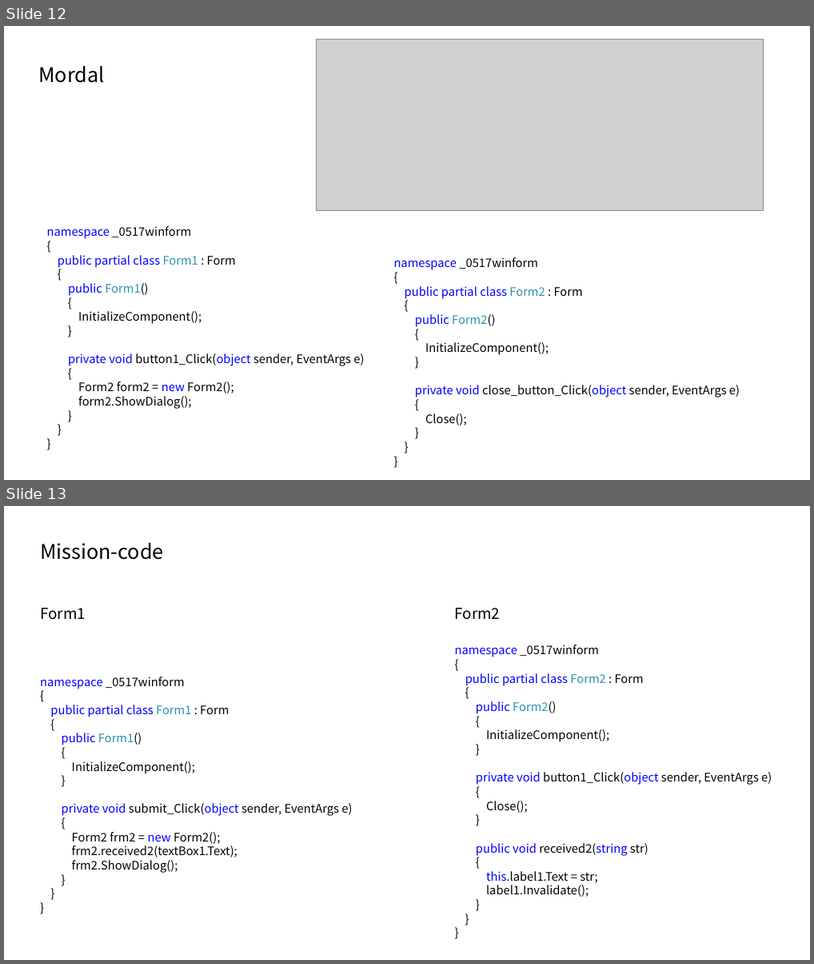
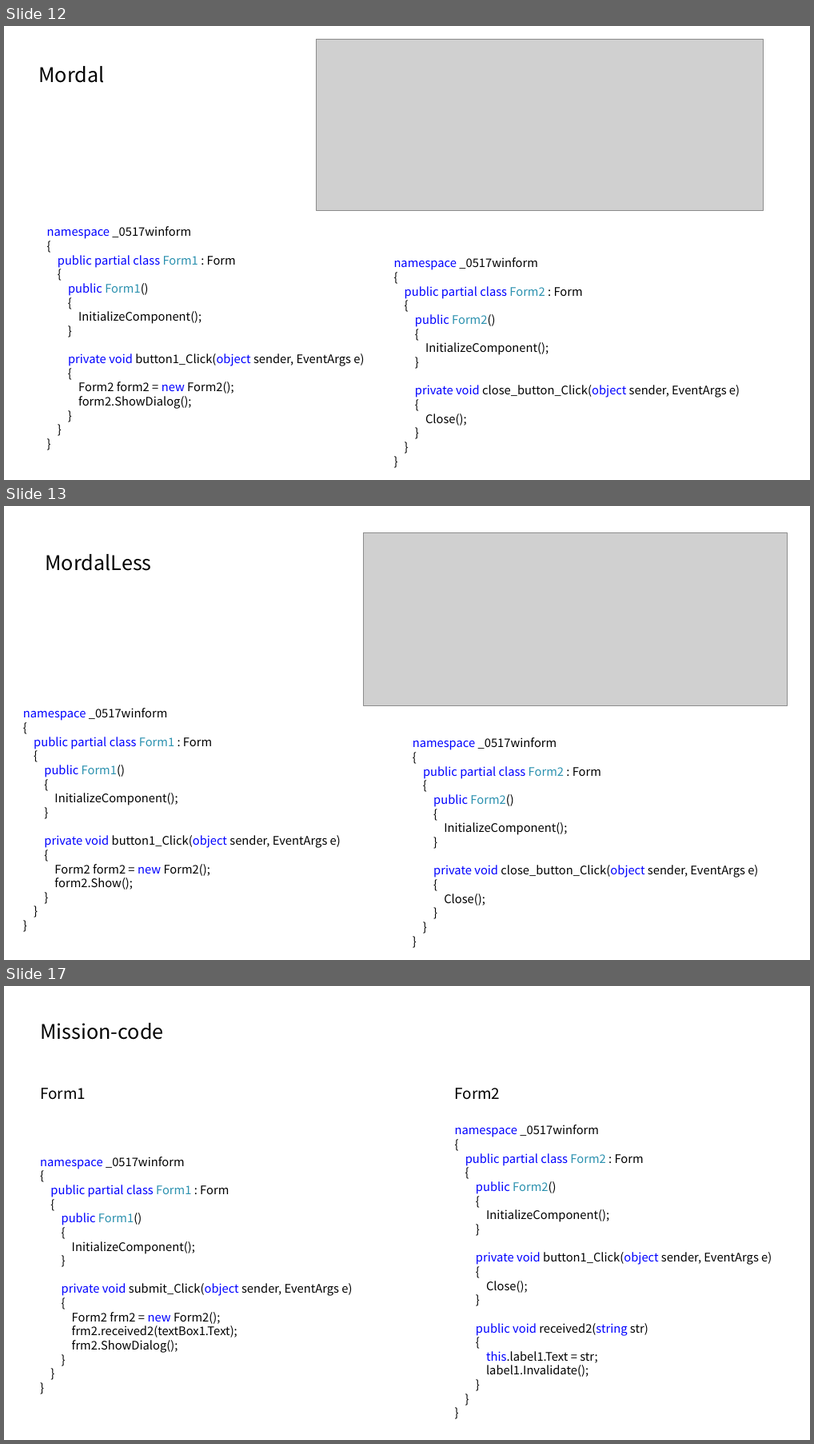
Before and after one commit to ks2019875071/CSharp, a slide deck: 0517/20210517_객체지향_winform.pptx. Shown one above the other, each under a label of ours: slides 12 and 13 before the commit, slides 12, 13 and 17 after it; the slides between them are not shown. The pictures are 814x964 and 814x1444 pixels, drawn with LibreOffice and Linux fonts; fonts in the diff are those of the drawing; grey boxes stand for pictures. Boxes give left, top, right and bottom in pixels: in the first picture for what was removed or moved away, otherwise in the second. Text is boxed around its words. In the diff, an @@ line names an element or a change of style, - is before the commit and + after.

```diff
--- a/0517/20210517_객체지향_winform.pptx
+++ b/0517/20210517_객체지향_winform.pptx
@@ slide 13 added at box(4, 506, 810, 960), background #FFFFFF @@
@@ picture added at box(364, 533, 788, 706) @@
@@ text added at box(46, 554, 152, 571), 24 pt, text #000000 @@
+MordalLess
@@ text added at box(23, 708, 341, 889), 14 pt, text #000000 @@
+namespace _0517winform
+{
+public partial class Form1 : Form
+{
+public Form1()
+{
+InitializeComponent();
+}
+private void button1_Click(object sender, EventArgs e)
+{
+Form2 form2 = new Form2();
+form2.Show();
+}
+}
+}
@@ text added at box(413, 737, 758, 905), 14 pt, text #000000 @@
+namespace _0517winform
+{
+public partial class Form2 : Form
+{
+public Form2()
+{
+InitializeComponent();
+}
+private void close_button_Click(object sender, EventArgs e)
+{
+Close();
+}
+}
+}
@@ what was slide 13 is now slide 17 @@
```
Also in this commit, not shown: 3 other slides added.
